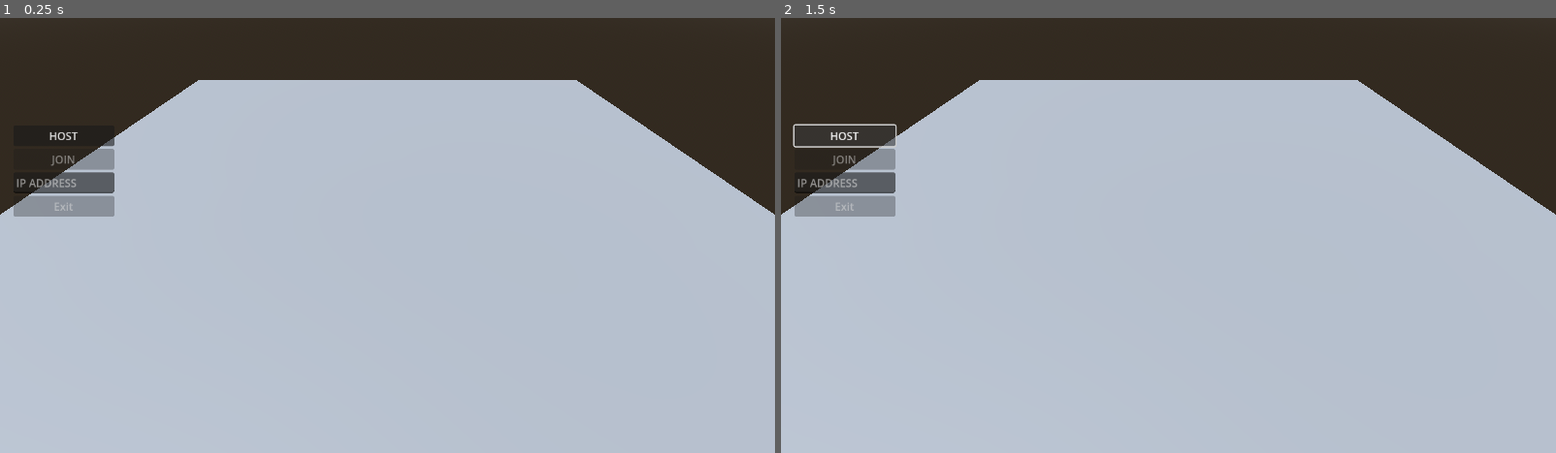
Above: before the commit, frames 1-2 (left to right).
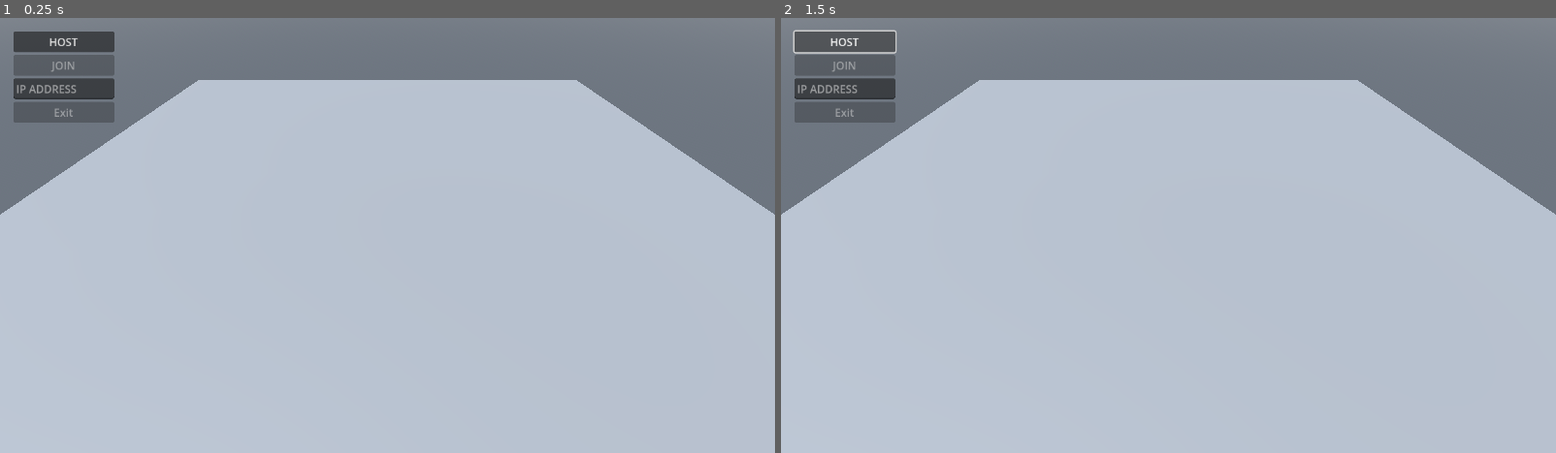
Above: after the commit, the same moments.

Repository: LeonStansfield/Basic-Godot-Multiplayer-Framework
Game: Godot game, scene res://Scenes/main.tscn
The game is run twice, just before and just after one commit, with the same random seed, the same clock (stepped at 60 frames per second) and the same inputs.
Inputs:
- Up to frame 1 (0.25 s): no input
- Up to frame 2 (1.5 s): click "HOST" at 0.5 s; hold D (move_right) from 1.28 s (still down)

The runs differ from the first frame. In frame 1, 23% of the frame differs, in the area x 0-100%, y 0-46%; in frame 2, 23%.

Commit message:
Modified network manager to better handle generic objects over the network.

Diff:
--- /dev/null
+++ b/Assets/environment.tres
@@ -0,0 +1,12 @@
+[gd_resource type="Environment" load_steps=3 format=3 uid="uid://crcpsuceqxwoc"]
+
+[sub_resource type="ProceduralSkyMaterial" id="ProceduralSkyMaterial_jjgbg"]
+ground_bottom_color = Color(0.425, 0.4575, 0.5, 1)
+ground_curve = 0.05
+
+[sub_resource type="Sky" id="Sky_bo1nx"]
+sky_material = SubResource("ProceduralSkyMaterial_jjgbg")
+
+[resource]
+background_mode = 2
+sky = SubResource("Sky_bo1nx")
--- a/Scenes/main.tscn
+++ b/Scenes/main.tscn
@@ -1,16 +1,8 @@
-[gd_scene load_steps=7 format=3 uid="uid://bu8gj3f1a56e2"]
+[gd_scene load_steps=5 format=3 uid="uid://bu8gj3f1a56e2"]
 
 [ext_resource type="Script" uid="uid://dgooiq8i2pgt3" path="res://scripts/network_manager.gd" id="2_bo1nx"]
 [ext_resource type="Script" uid="uid://clujvy1w3io0r" path="res://scripts/ui.gd" id="3_8gbba"]
-
-[sub_resource type="ProceduralSkyMaterial" id="ProceduralSkyMaterial_jjgbg"]
-
-[sub_resource type="Sky" id="Sky_bo1nx"]
-sky_material = SubResource("ProceduralSkyMaterial_jjgbg")
-
-[sub_resource type="Environment" id="Environment_8gbba"]
-background_mode = 2
-sky = SubResource("Sky_bo1nx")
+[ext_resource type="Environment" uid="uid://crcpsuceqxwoc" path="res://Assets/environment.tres" id="3_jjvhh"]
 
 [sub_resource type="BoxShape3D" id="BoxShape3D_bo1nx"]
 size = Vector3(25, 1, 25)
@@ -19,7 +11,7 @@
 
 [node name="NetworkManager" type="Node" parent="."]
 script = ExtResource("2_bo1nx")
-spawn_root = NodePath("../SpawnRoot")
+spawn_root = NodePath("../World/SpawnRoot")
 
 [node name="UI" type="Control" parent="."]
 layout_mode = 3
@@ -33,9 +25,8 @@
 
 [node name="VBoxContainer" type="VBoxContainer" parent="UI"]
 layout_mode = 2
-offset_top = 140.0
 offset_right = 150.0
-offset_bottom = 140.0
+offset_bottom = 136.0
 
 [node name="Host" type="Button" parent="UI/VBoxContainer"]
 layout_mode = 2
@@ -53,27 +44,27 @@
 layout_mode = 2
 text = "Exit"
 
-[node name="SpawnRoot" type="Node3D" parent="."]
-
 [node name="WorldEnvironment" type="WorldEnvironment" parent="."]
-environment = SubResource("Environment_8gbba")
+environment = ExtResource("3_jjvhh")
 
 [node name="DirectionalLight3D" type="DirectionalLight3D" parent="."]
 transform = Transform3D(0.707107, 0.5, -0.5, 0, 0.707107, 0.707107, 0.707107, -0.5, 0.5, 0, 0, 0)
 shadow_enabled = true
 directional_shadow_blend_splits = true
 
-[node name="Ground" type="StaticBody3D" parent="."]
+[node name="Camera3D" type="Camera3D" parent="."]
+transform = Transform3D(1, 0, 0, 0, 0.707107, 0.707107, 0, -0.707107, 0.707107, 0, 6, 8)
 
-[node name="CollisionShape3D" type="CollisionShape3D" parent="Ground"]
+[node name="World" type="Node3D" parent="."]
+
+[node name="SpawnRoot" type="Node3D" parent="World"]
+
+[node name="Ground" type="StaticBody3D" parent="World"]
+
+[node name="CollisionShape3D" type="CollisionShape3D" parent="World/Ground"]
 transform = Transform3D(1, 0, 0, 0, 1, 0, 0, 0, 1, 0, -0.5, 0)
 shape = SubResource("BoxShape3D_bo1nx")
 
-[node name="CSGBox3D" type="CSGBox3D" parent="Ground"]
+[node name="CSGBox3D" type="CSGBox3D" parent="World/Ground"]
 transform = Transform3D(1, 0, 0, 0, 1, 0, 0, 0, 1, 0, -0.5, 0)
 size = Vector3(25, 1, 25)
-
-[node name="SpawnPoint" type="Marker3D" parent="."]
-
-[node name="Camera3D" type="Camera3D" parent="."]
-transform = Transform3D(1, 0, 0, 0, 0.707107, 0.707107, 0, -0.707107, 0.707107, 0, 6, 8)
--- a/Scenes/test.tscn
+++ b/Scenes/test.tscn
@@ -1,50 +1,42 @@
-[gd_scene load_steps=7 format=3 uid="uid://drfflkb1hn5uk"]
+[gd_scene load_steps=5 format=3 uid="uid://drfflkb1hn5uk"]
 
 [ext_resource type="PackedScene" uid="uid://da2cjrqbi7ywy" path="res://Prefabs/ball.tscn" id="1_8od7v"]
+[ext_resource type="Environment" uid="uid://crcpsuceqxwoc" path="res://Assets/environment.tres" id="1_qc4db"]
 [ext_resource type="PackedScene" uid="uid://d2qqevyfm5qko" path="res://Prefabs/player.tscn" id="2_qc4db"]
-
-[sub_resource type="ProceduralSkyMaterial" id="ProceduralSkyMaterial_ys1qc"]
-
-[sub_resource type="Sky" id="Sky_bo1nx"]
-sky_material = SubResource("ProceduralSkyMaterial_ys1qc")
-
-[sub_resource type="Environment" id="Environment_35xla"]
-background_mode = 2
-sky = SubResource("Sky_bo1nx")
 
 [sub_resource type="BoxShape3D" id="BoxShape3D_i3aeo"]
 size = Vector3(25, 1, 25)
 
 [node name="Test" type="Node3D"]
 
-[node name="SpawnRoot" type="Node3D" parent="."]
-
-[node name="Ball" parent="SpawnRoot" instance=ExtResource("1_8od7v")]
-transform = Transform3D(1, 0, 0, 0, 1, 0, 0, 0, 1, 0, 2, 0)
-
-[node name="Player" parent="SpawnRoot" instance=ExtResource("2_qc4db")]
-transform = Transform3D(1, 0, 0, 0, 1, 0, 0, 0, 1, -3, 0, 0)
-is_networked = false
-
 [node name="WorldEnvironment" type="WorldEnvironment" parent="."]
-environment = SubResource("Environment_35xla")
+environment = ExtResource("1_qc4db")
 
 [node name="DirectionalLight3D" type="DirectionalLight3D" parent="."]
 transform = Transform3D(0.707107, 0.5, -0.5, 0, 0.707107, 0.707107, 0.707107, -0.5, 0.5, 0, 0, 0)
 shadow_enabled = true
 directional_shadow_blend_splits = true
 
-[node name="SpawnPoint" type="Marker3D" parent="."]
+[node name="World" type="Node3D" parent="."]
+
+[node name="SpawnRoot" type="Node3D" parent="World"]
+
+[node name="Ball" parent="World/SpawnRoot" instance=ExtResource("1_8od7v")]
+transform = Transform3D(1, 0, 0, 0, 1, 0, 0, 0, 1, 0, 2, 0)
+
+[node name="Player" parent="World/SpawnRoot" instance=ExtResource("2_qc4db")]
+transform = Transform3D(1, 0, 0, 0, 1, 0, 0, 0, 1, -3, 0, 0)
+is_networked = false
+
+[node name="Ground" type="StaticBody3D" parent="World"]
+
+[node name="CollisionShape3D" type="CollisionShape3D" parent="World/Ground"]
+transform = Transform3D(1, 0, 0, 0, 1, 0, 0, 0, 1, 0, -0.5, 0)
+shape = SubResource("BoxShape3D_i3aeo")
+
+[node name="CSGBox3D" type="CSGBox3D" parent="World/Ground"]
+transform = Transform3D(1, 0, 0, 0, 1, 0, 0, 0, 1, 0, -0.5, 0)
+size = Vector3(25, 1, 25)
 
 [node name="Camera3D" type="Camera3D" parent="."]
 transform = Transform3D(1, 0, 0, 0, 0.707107, 0.707107, 0, -0.707107, 0.707107, 0, 6, 8)
-
-[node name="Ground" type="StaticBody3D" parent="."]
-
-[node name="CollisionShape3D" type="CollisionShape3D" parent="Ground"]
-transform = Transform3D(1, 0, 0, 0, 1, 0, 0, 0, 1, 0, -0.5, 0)
-shape = SubResource("BoxShape3D_i3aeo")
-
-[node name="CSGBox3D" type="CSGBox3D" parent="Ground"]
-transform = Transform3D(1, 0, 0, 0, 1, 0, 0, 0, 1, 0, -0.5, 0)
-size = Vector3(25, 1, 25)
--- a/scripts/network_manager.gd
+++ b/scripts/network_manager.gd
@@ -7,13 +7,22 @@
 signal connection_failed
 signal disconnected
 
-@export var player_scene: PackedScene = preload("res://Prefabs/player.tscn")
-@export var spawn_root: NodePath   # Assign to a Node3D (e.g., "SpawnRoot") in the editor
+@export var spawn_root: NodePath   # Assign to a Node3D in editor (e.g., "SpawnRoot")
 
 const PORT: int = 12345
 const MAX_PLAYERS: int = 4
 
-var players: Dictionary = {}  # peer_id -> Node
+# ===========================
+# Registry for spawnable objects
+# ===========================
+var spawnable_scenes: Dictionary = {  # Register types here
+	"player": preload("res://Prefabs/player.tscn"),
+	"ball": preload("res://Prefabs/ball.tscn")
+}
+
+# Tracks all spawned objects: { object_id: { "type": String, "node": Node } }
+var networked_objects: Dictionary = {}
+
 var _spawn_root_node: Node
 
 func _ready() -> void:
@@ -42,19 +51,17 @@
 	print("Hosting server on port %d" % PORT)
 	emit_signal("hosting_started")
 
-	# Host spawns themselves immediately
-	spawn_player(multiplayer.get_unique_id())
+	# Host spawns themselves immediately as a player
+	spawn_networked_object("player", str(multiplayer.get_unique_id()), multiplayer.get_unique_id())
 	return OK
 
-
 func join_game(ip: String) -> Error:
-	# Validate IP quickly; allow "localhost"
 	var addr := ip.strip_edges()
 	if addr == "" or (addr != "localhost" and not ip.is_valid_ip_address()):
 		printerr("Join refused: invalid IP/hostname '%s'" % addr)
 		return ERR_INVALID_PARAMETER
 
-	reset_game_state()  # ensure clean state
+	reset_game_state()
 
 	var peer := ENetMultiplayerPeer.new()
 	var err: Error = peer.create_client(addr, PORT)
@@ -62,7 +69,6 @@
 		printerr("Failed to create client peer: ", err)
 		return err
 
-	# Non-blocking: Godot handles the handshake internally.
 	multiplayer.multiplayer_peer = peer
 	print("Connecting to %s:%d..." % [addr, PORT])
 	emit_signal("connecting_started", addr)
@@ -70,7 +76,6 @@
 
 
 func exit_game() -> void:
-	# Called by UI to leave game or cancel a pending connection.
 	_close_peer()
 	reset_game_state()
 	emit_signal("disconnected")
@@ -80,7 +85,6 @@
 # ======================
 func _on_connected_to_server() -> void:
 	print("Connected to server")
-	# Client does NOT spawn itself. The server will instruct all clients what to spawn.
 	emit_signal("connected")
 
 func _on_connection_failed() -> void:
@@ -102,78 +106,87 @@
 	print("Peer connected: %d" % id)
 
 	if multiplayer.is_server():
-		# Spawn the new player's character on the server.
-		spawn_player(id)
+		var spawn_pos = _spawn_root_node.global_position + Vector3(randf_range(-3.0, 3.0), 0.0, randf_range(-3.0, 3.0))
+		spawn_networked_object("player", str(id), id, spawn_pos)
 
-		# 1) Tell the new peer about ALL existing players (including host and itself)
-		for existing_id in players.keys():
-			rpc_id(id, "spawn_remote_player", existing_id)
+		# Tell the new peer about all existing objects
+		for object_id in networked_objects.keys():
+			var rec = networked_objects[object_id]
+			var node: Node = rec.node
+			var obj_type: String = rec.type
+			var auth: int = node.get_multiplayer_authority()
+			var pos: Vector3 = node.global_position if node is Node3D else Vector3.ZERO
+			rpc_id(id, "spawn_remote_object", obj_type, object_id, auth, pos)
 
-		# 2) Tell all existing peers about the new player
+		# Tell all existing peers about the new player's object
 		for peer_id in multiplayer.get_peers():
 			if peer_id != id:
-				rpc_id(peer_id, "spawn_remote_player", id)
-
+				rpc_id(peer_id, "spawn_remote_object", "player", str(id), id, spawn_pos)
 
 func _on_peer_disconnected(id: int) -> void:
 	print("Peer disconnected: %d" % id)
-
-	# Server cleans up and tells everyone to despawn
 	if multiplayer.is_server():
-		despawn_player(id)
-		rpc("despawn_remote_player", id)
+		# Remove their player object
+		despawn_networked_object(str(id))
+		rpc("despawn_remote_object", str(id))
 
 # ======================
-# PLAYER SPAWNING
+# GENERIC NETWORKED OBJECT MANAGEMENT
 # ======================
-func spawn_player(peer_id: int) -> void:
-	if players.has(peer_id):
-		despawn_player(peer_id)
+func spawn_networked_object(object_type: String, object_id: String, authority: int = 1, position: Vector3 = Vector3.ZERO) -> void:
+	if not spawnable_scenes.has(object_type):
+		printerr("Unknown object type: %s" % object_type)
+		return
 
-	var p := player_scene.instantiate()
-	p.name = "Player_%d" % peer_id
-	_spawn_root_node.add_child(p)
-	p.set_multiplayer_authority(peer_id)
+	if networked_objects.has(object_id):
+		despawn_networked_object(object_id)
 
-	# Simple random spawn area
-	p.global_position = Vector3(randf_range(-3.0, 3.0), 0.0, randf_range(-3.0, 3.0))
+	var scene: PackedScene = spawnable_scenes[object_type]
+	var node: Node = scene.instantiate()
+	node.name = "%s_%s" % [object_type.capitalize(), object_id]
+	_spawn_root_node.add_child(node)
 
-	if p.has_method("set_network_ready"):
-		p.call("set_network_ready", true)
+	node.set_multiplayer_authority(authority)
 
-	players[peer_id] = p
-	print("Spawned player for peer %d" % peer_id)
+	if node is Node3D:
+		if position != Vector3.ZERO:
+			node.global_position = position
+		elif multiplayer.is_server():
+			var random_offset = Vector3(randf_range(-3.0, 3.0), 0.0, randf_range(-3.0, 3.0))
+			node.global_position = _spawn_root_node.global_position + random_offset
+
+	if node.has_method("set_network_ready"):
+		node.call("set_network_ready", true)
+
+	networked_objects[object_id] = { "type": object_type, "node": node }
+	print("Spawned %s with ID %s (authority: %d) at %s" % [object_type, object_id, authority, node.global_position])
+
+@rpc("any_peer", "reliable")
+func spawn_remote_object(object_type: String, object_id: String, authority: int, position: Vector3) -> void:
+	spawn_networked_object(object_type, object_id, authority, position)
+
+func despawn_networked_object(object_id: String) -> void:
+	if networked_objects.has(object_id):
+		var node: Node = networked_objects[object_id].node
+		if is_instance_valid(node):
+			node.queue_free()
+		networked_objects.erase(object_id)
 
 
 @rpc("any_peer", "reliable")
-func spawn_remote_player(peer_id: int) -> void:
-	spawn_player(peer_id)
-
-
-@rpc("any_peer", "reliable")
-func despawn_remote_player(peer_id: int) -> void:
-	despawn_player(peer_id)
-
-
-func despawn_player(peer_id: int) -> void:
-	if players.has(peer_id):
-		var node: Node = players[peer_id]
-		if is_instance_valid(node):
-			node.queue_free()
-		players.erase(peer_id)
+func despawn_remote_object(object_id: String) -> void:
+	despawn_networked_object(object_id)
 
 # ======================
 # RESET/CLEANUP
 # ======================
 func reset_game_state() -> void:
-	for id in players.keys():
-		var n: Node = players[id]
-		if is_instance_valid(n):
-			n.queue_free()
-	players.clear()
-	# DO NOT null the multiplayer peer here; _close_peer() handles it.
-	print("Game state reset to initial state")
-
+	for id in networked_objects.keys():
+		var node: Node = networked_objects[id].node
+		if is_instance_valid(node):
+			node.queue_free()
+	networked_objects.clear()
+	print("Game state reset")
 
 func _close_peer() -> void:
 	if multiplayer.multiplayer_peer != null:
--- a/scripts/player.gd
+++ b/scripts/player.gd
@@ -3,7 +3,7 @@
 @export var speed: float = 8.0
 @export var acceleration: float = 5.0
 @export var deceleration: float = 8.0
-@export var is_networked: bool = true
+@export var is_networked: bool = true # Used for testing in singleplayer test scenes
 
 var net_ready: bool = false
 var gravity: float = ProjectSettings.get_setting("physics/3d/default_gravity")
@@ -12,7 +12,7 @@
 	net_ready = v
 
 func _physics_process(delta: float) -> void:
-	if (is_multiplayer_authority() and net_ready) or not is_networked:
+	if (is_multiplayer_authority() and net_ready) || not is_networked:
 		# Apply gravity when not on the floor
 		if not is_on_floor():
 			velocity.y -= gravity * delta
@@ -31,11 +31,9 @@
 
 		move_and_slide()
 
-		# Send the local player's transform to all other peers.
 		update_position.rpc(global_transform)
 
 @rpc("any_peer", "unreliable")
 func update_position(new_transform: Transform3D) -> void:
-	# Only update the position if the player is not the authority for this node.
-	if not is_multiplayer_authority() || not is_networked:
+	if (not is_multiplayer_authority() and net_ready) || not is_networked:
 		global_transform = new_transform
--- a/scripts/ui.gd
+++ b/scripts/ui.gd
@@ -117,14 +117,15 @@
 		# Menu visible
 		host_button.visible = true
 		join_button.visible = true
-		exit_button.disabled = true
 
-		# While connecting: lock host/join/ip, but keep exit enabled
+		# While connecting
 		if _is_connecting:
 			host_button.disabled = true
 			join_button.disabled = true
 			ip_input.editable = false
+			exit_button.disabled = false
 		else:
 			host_button.disabled = false
 			join_button.disabled = ip_input.text.strip_edges() == ""
 			ip_input.editable = true
+			exit_button.disabled = true
Not shown, added: export_presets.cfg
